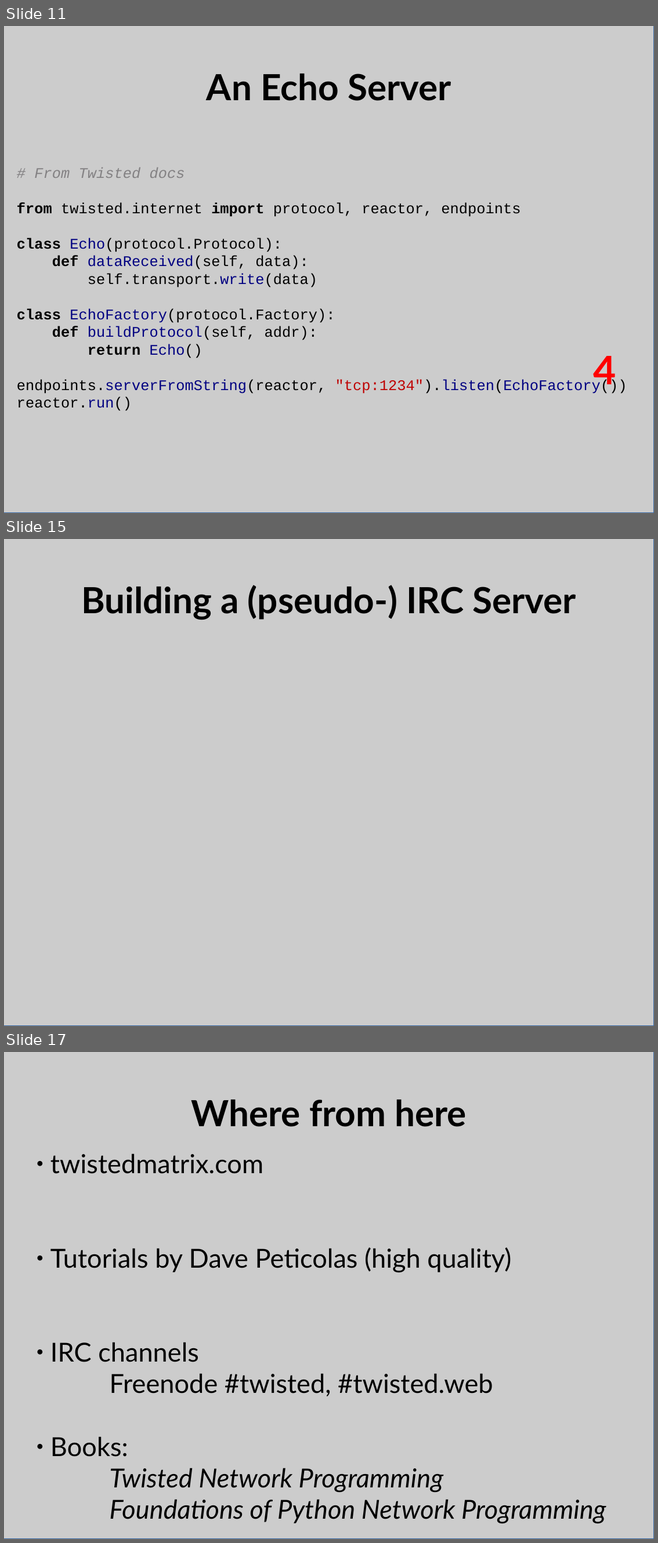
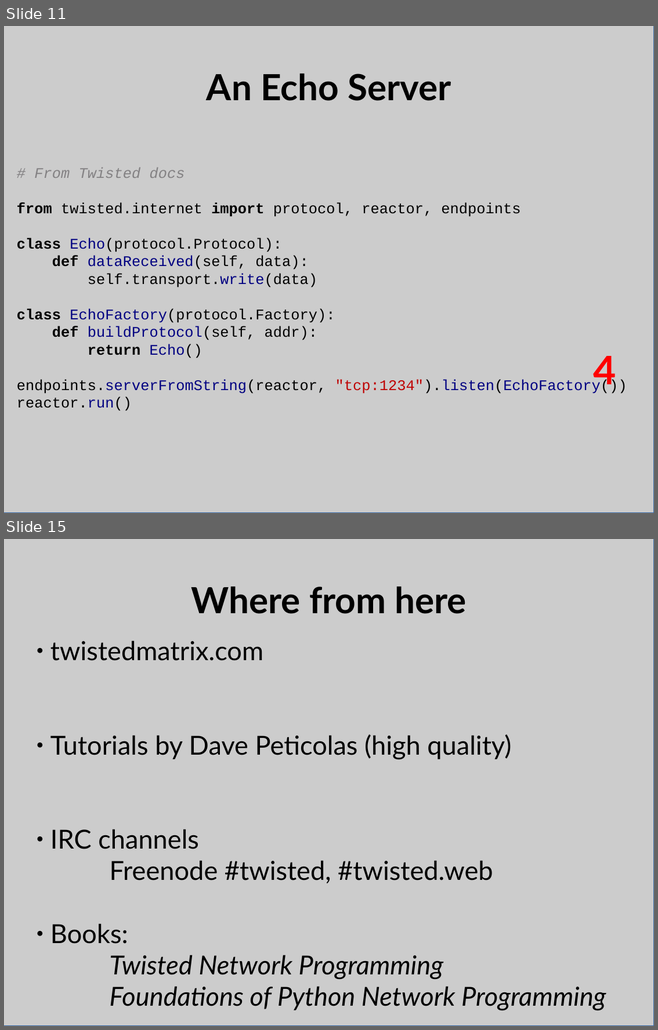
Before and after one commit to bpetering/linuxsa-talk-twisted, a slide deck: twisted_talk.odp. Shown one above the other, each under a label of ours: slides 11, 15 and 17 before the commit, slides 11 and 15 after it; the slides between them are not shown. The pictures are 658x1543 and 658x1030 pixels, drawn with LibreOffice and Linux fonts; fonts in the diff are those of the drawing. Boxes give left, top, right and bottom in pixels: in the first picture for what was removed or moved away, otherwise in the second. Text is boxed around its words. In the diff, an @@ line names an element or a change of style, - is before the commit and + after.

Commit message:
Finish IRC-ish server

```diff
--- a/twisted_talk.odp
+++ b/twisted_talk.odp
@@ slide 15 removed at (4,539,654,1026), background #FFFFFF @@
@@ rectangle removed at (4,539,654,1026) @@
@@ title removed at (81,585,575,620) @@
-Building a (pseudo-) IRC Server
@@ what was slide 17 is now slide 15 @@
```
Also in this commit, not shown: 1 slide changed, 2 slides added, 3 other slides removed, 1 other file.
